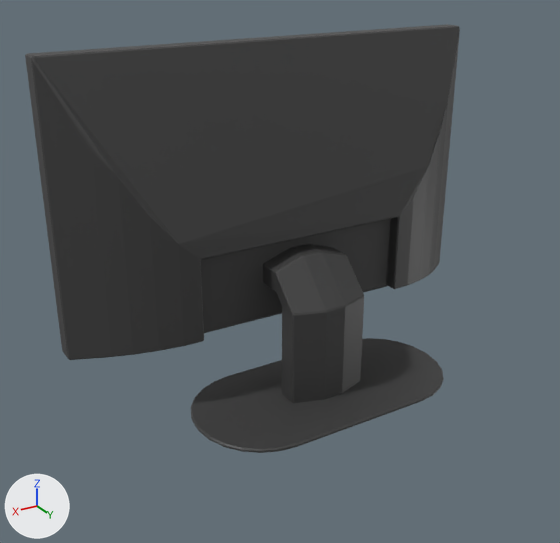
One commit to the Blender file Models/Small Objects/Desktop_LP.blend: the scene before it, then after it.
Before and after are seen from a 50 mm camera at (2.79, 4.05, 3.06) aimed at (0.32, -0.06, 1.0). Lighting does not change. The marker at lower left points along +X, +Y and +Z.

Objects in the first picture: 'Desktop'.
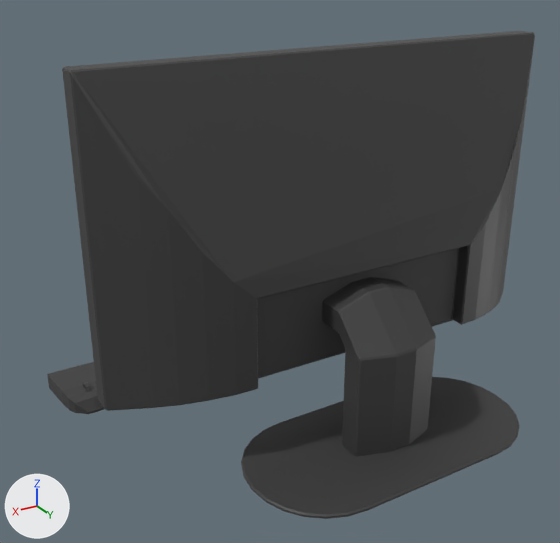
What differs and where, as boxes [x1, y1, x2, y2] in the pictures (560 x 543 px):
'Desktop', moved: before [25, 24, 460, 453]; after [62, 31, 535, 519]
'Mouse', added: after [47, 362, 105, 414]

What the commit changed:
Material 'MouseMaterial' (mat_mousematerial) is new.
Its base color is (0.0472, 0.0472, 0.0472) (black #3d3d3d).
Mesh me_cylinder_001 is new.
It has 70 vertices, 44 faces and spans x -0.063..0.082, y -0.352..0.178, z -0.201..0.199.
It uses material mat_mousematerial (black #3d3d3d).
Object 'Desktop' (ob_desktop) moves from (0.0, -0.75, 1.43) to (0.0, 0.0, 1.45).
Object 'Mouse' (ob_mouse) is new; it shows me_cylinder_001.
Its parent is ob_desktop.
Its matrix parent inverse is Matrix(((1.0, 0.0, 0.0, 0.0), (0.0, 1.0, 0.0, 0.0), (0.0, 0.0, 1.0, -1.45), (0.0, 0.0, 0.0, 1.0))).
Its location is (1.49, -0.837, 0.0264).
Its rotation in degrees is (0, 90, 0).
